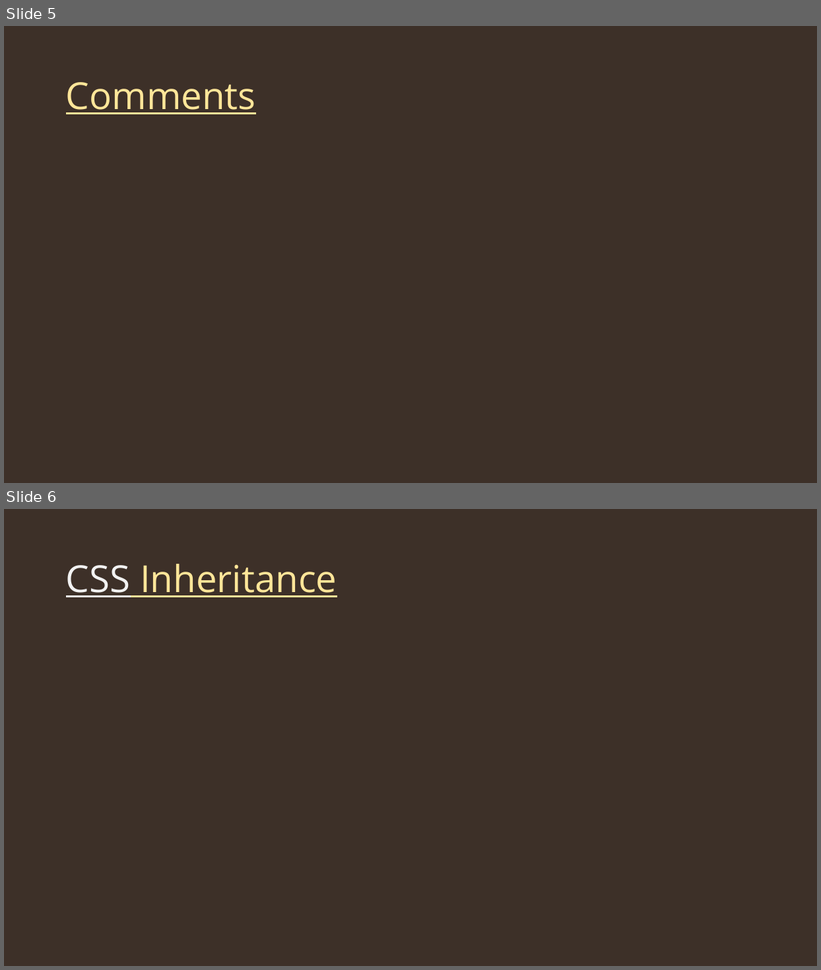
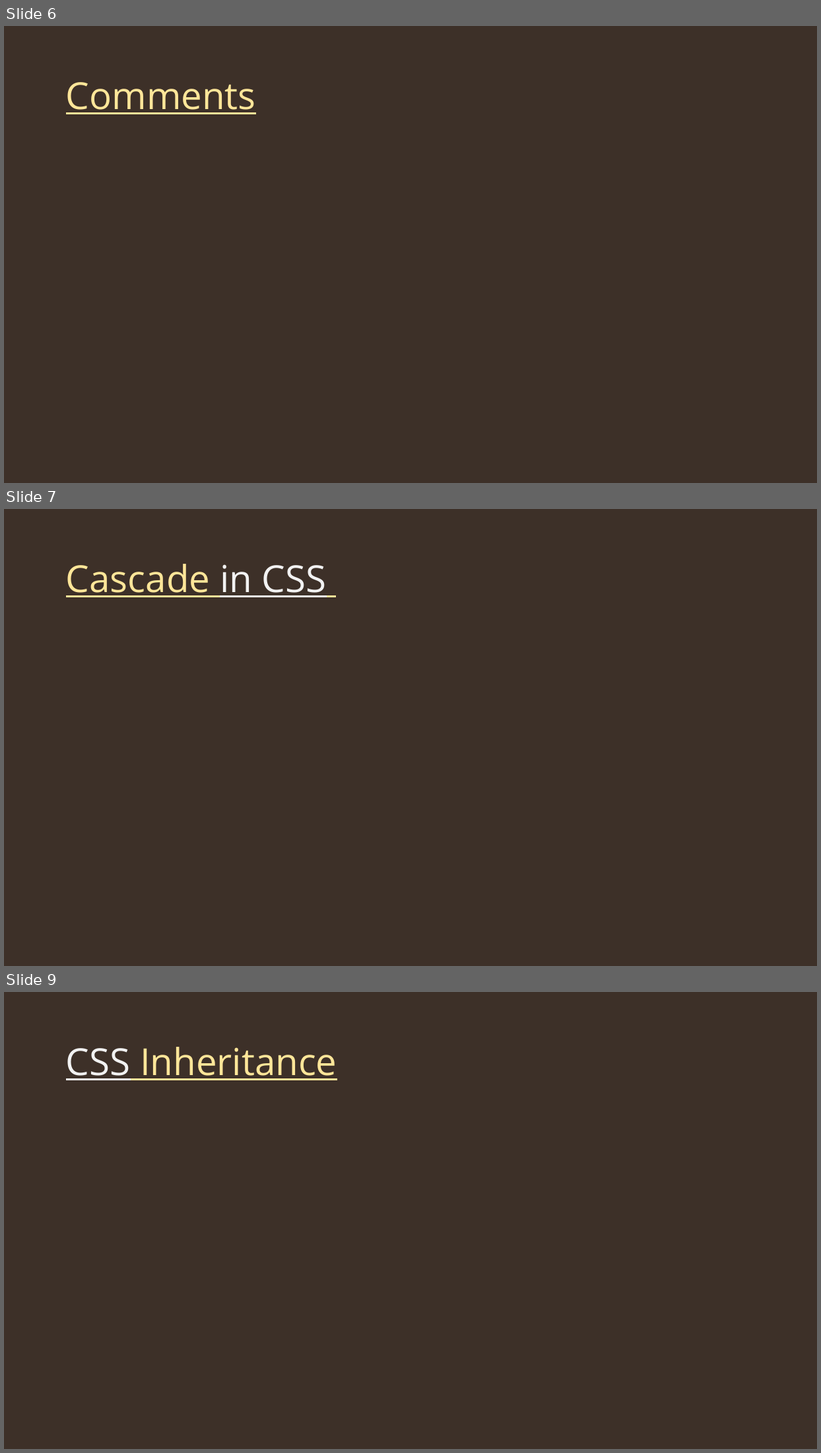
Before and after one commit to Bijit-Mondal/Web-Dev-Tutorial, a slide deck: 002Introduction to css.pptx. Shown one above the other, each under a label of ours: slides 5 and 6 before the commit, slides 6, 7 and 9 after it; the slides between them are not shown. The pictures are 821x970 and 821x1453 pixels, drawn with LibreOffice and Linux fonts; fonts in the diff are those of the drawing. Boxes give left, top, right and bottom in pixels: in the first picture for what was removed or moved away, otherwise in the second. Text is boxed around its words. In the diff, an @@ line names an element or a change of style, - is before the commit and + after.

```diff
--- a/002Introduction to css.pptx
+++ b/002Introduction to css.pptx
@@ slide 7 added at <box>4,509,817,966</box>, background #3D3028 @@
@@ title added at <box>66,564,326,597</box>, 44 pt, text #FFE699, underline @@
+Cascade in CSS
@@ what was slide 5 is now slide 6 @@
@@ what was slide 6 is now slide 9 @@
```
Also in this commit, not shown: 1 slide changed, 2 other slides added, 8 other files.
